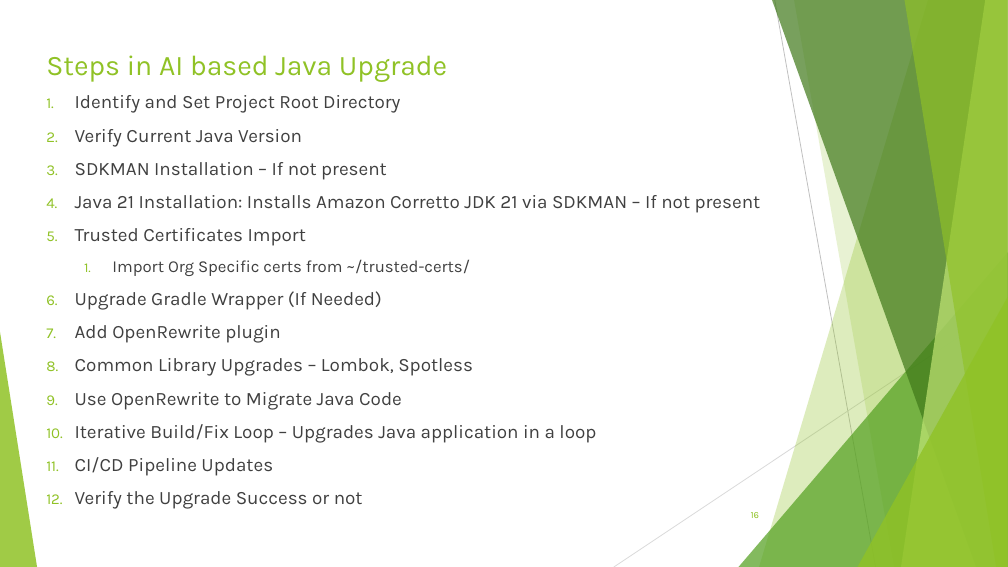
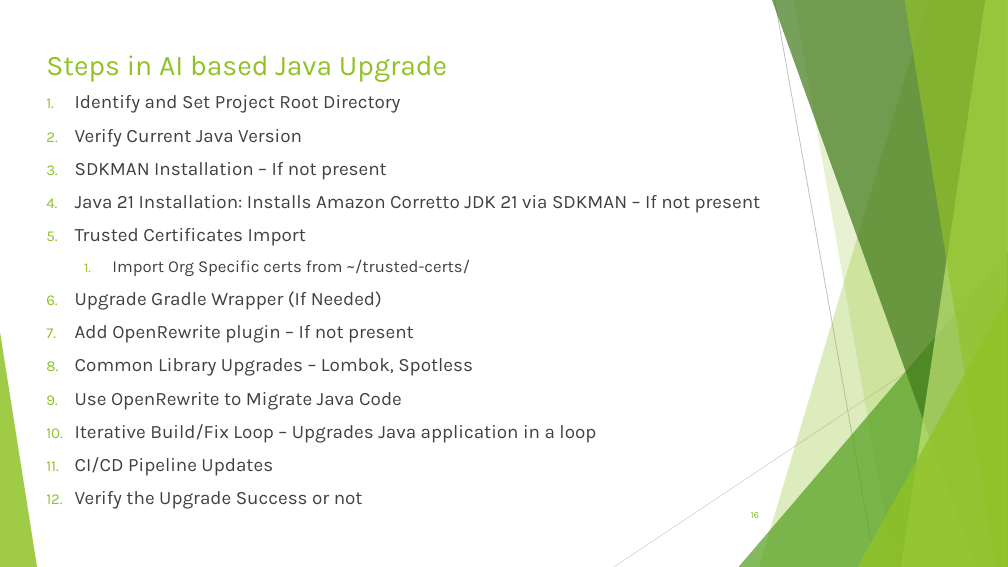
Before and after one commit to sri-chalam/ai-tech-notes, a slide deck: slide 16 of articles/ai-assisted-java-upgrade/AI-Assisted-Java-Upgrade-Presentation.pptx. Drawn at 1008x567 pixels with LibreOffice and Linux fonts; fonts in the diff are those of the drawing. Boxes give left, top, right and bottom in pixels: in the first picture for what was removed or moved away, otherwise in the second. Text is boxed around its words. In the diff, an @@ line names an element or a change of style, - is before the commit and + after.

```diff
--- a/articles/ai-assisted-java-upgrade/AI-Assisted-Java-Upgrade-Presentation.pptx
+++ b/articles/ai-assisted-java-upgrade/AI-Assisted-Java-Upgrade-Presentation.pptx
@@ text at box(75, 325, 414, 343): text changed @@
-7. Add OpenRewrite plugin
+7. Add OpenRewrite plugin – If not present
```
Also in this commit, not shown: 12 other slides changed, 1 slide added.
